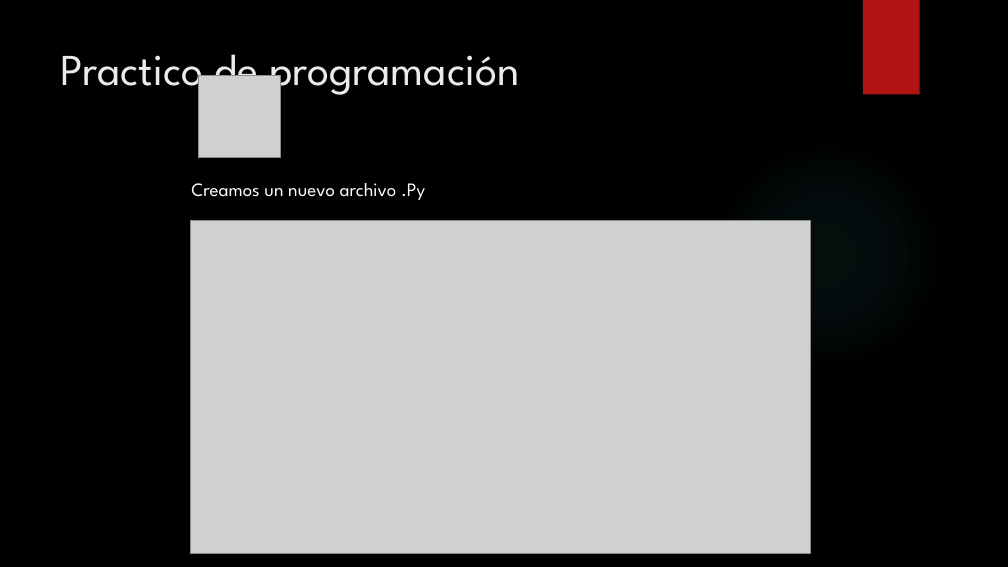
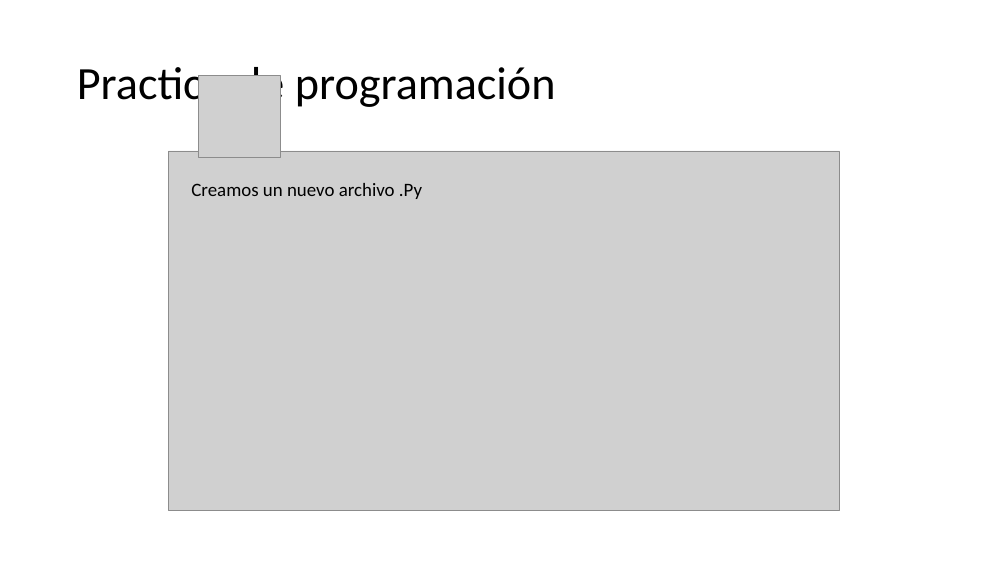
Before and after one commit to fabioandpinto/cursopython-2021, a slide deck: slide 57 of CursoPython.pptx (slide 56 before the commit). Drawn at 1008x567 pixels with LibreOffice and Linux fonts; fonts in the diff are those of the drawing; grey boxes stand for pictures; background and template pictures are left out. Boxes give left, top, right and bottom in pixels: in the first picture for what was removed or moved away, otherwise in the second. Text is boxed around its words. In the diff, an @@ line names an element or a change of style, - is before the commit and + after.

Commit message:
'Nuevos materiales - continuacion 2022'

```diff
--- a/CursoPython.pptx
+++ b/CursoPython.pptx
@@ background picture (left out) to #FFFFFF @@
@@ rectangle removed at box(863, 0, 920, 95) @@
@@ title "Practico de programación": place and size @@
-title "Practico de programación" at box(61, 41, 519, 99)
+title "Practico de programación" at box(77, 61, 556, 111)
@@ title "Practico de programación" at box(77, 61, 556, 111): size 42 to 44 pt, font League Spartan to Calibri, text colour #EBEBEB to #000000; line spacing 1 to 0.9; vertical alignment top to middle @@
@@ ellipse removed at box(712, 138, 944, 371) @@
@@ picture: place and size @@
-picture at box(191, 220, 811, 553)
+picture at box(169, 151, 839, 511)
@@ text "Creamos un nuevo archivo .Py" at box(191, 183, 422, 199): font League Spartan to Calibri, text colour #FFFFFF to #000000 @@
```
Also in this commit, not shown: 60 other slides changed, 3 slides added, 2 slides removed, 46 other files.
